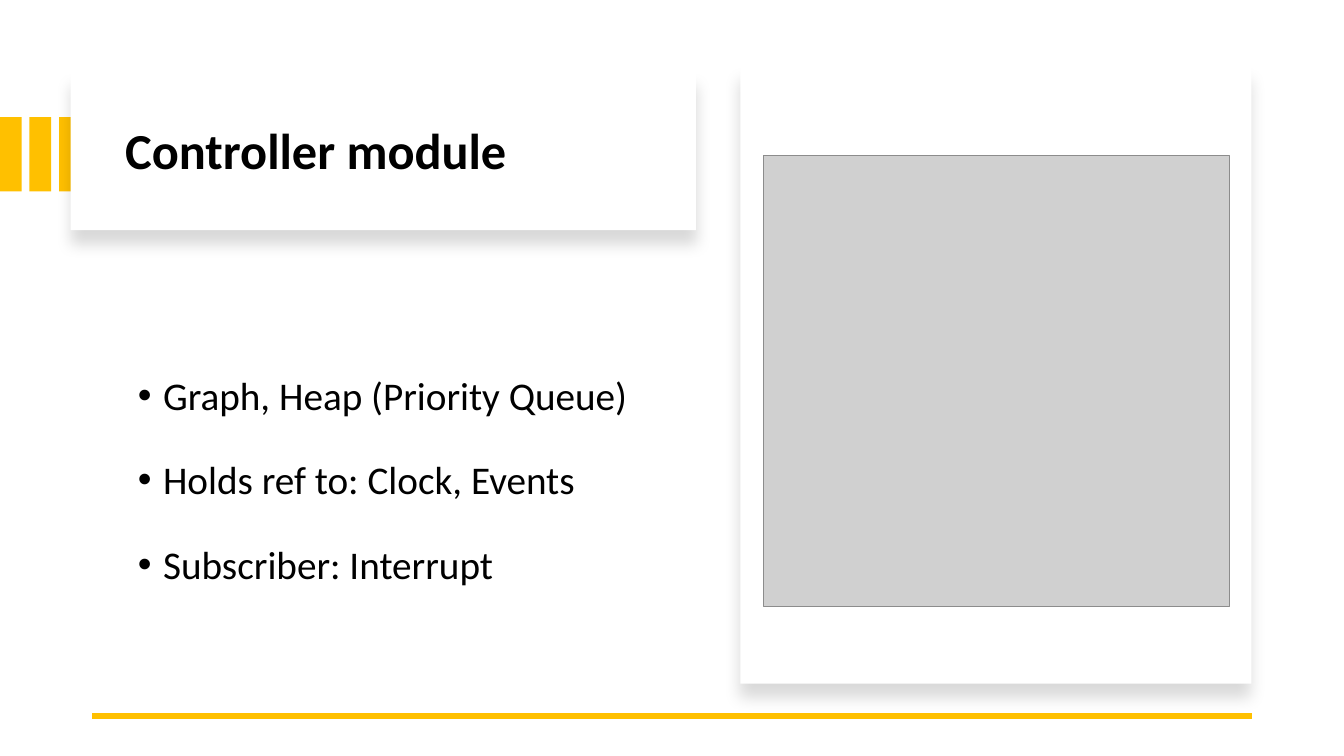
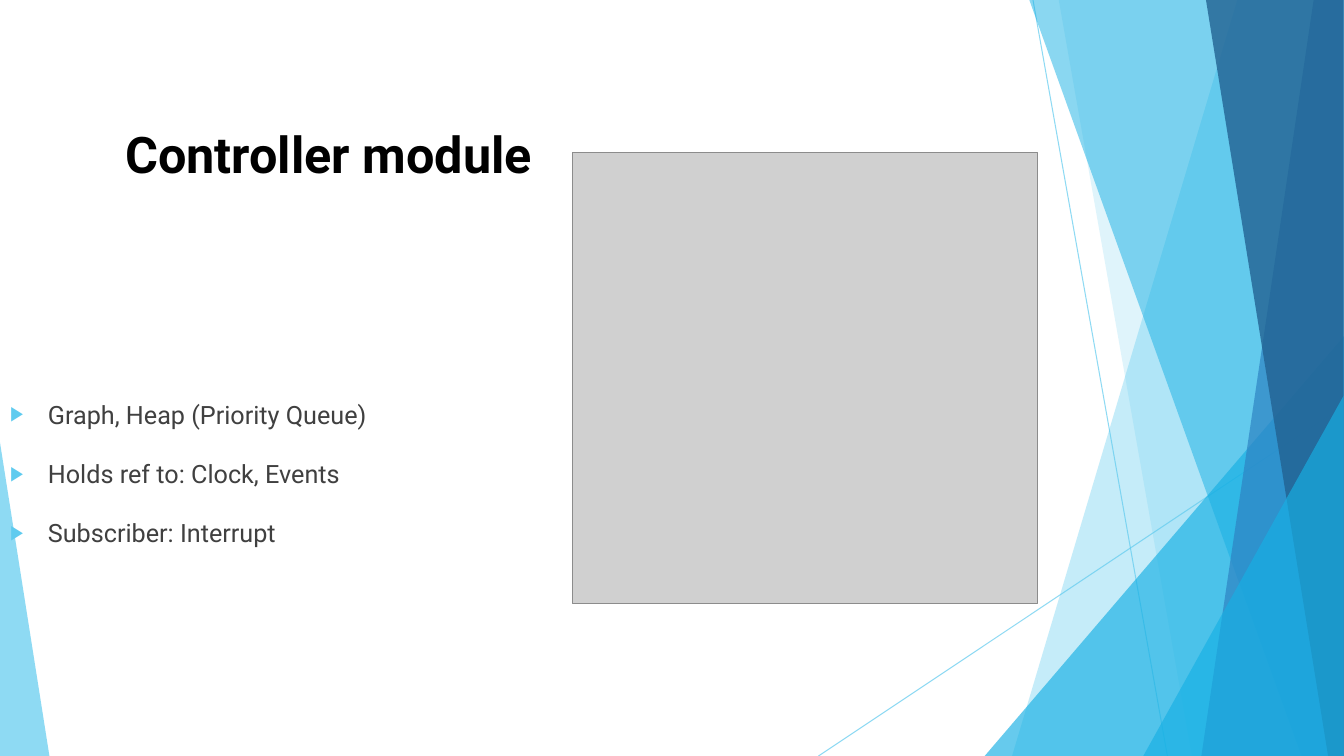
Before and after one commit to Cohen-Yoav/Project-A---Airport-Management, a slide deck: slide 23 of חומר עזר לפרויקט/project_A.pptx. Drawn at 1344x756 pixels with LibreOffice and Linux fonts; fonts in the diff are those of the drawing; grey boxes stand for pictures. Boxes give left, top, right and bottom in pixels: in the first picture for what was removed or moved away, otherwise in the second. Text is boxed around its words. In the diff, an @@ line names an element or a change of style, - is before the commit and + after.

Commit message:
changed the PPT design

```diff
--- a/חומר עזר לפרויקט/project_A.pptx
+++ b/חומר עזר לפרויקט/project_A.pptx
@@ rectangle removed at (71, 73, 696, 231) @@
@@ rectangle removed at (741, 68, 1252, 685) @@
@@ rectangle removed at (0, 117, 21, 192) @@
@@ rectangle removed at (29, 117, 50, 192) @@
@@ rectangle removed at (59, 117, 81, 192) @@
@@ title "Controller module" at (125, 135, 532, 174): font Calibri to Roboto; line spacing 0.9 to 1 @@
@@ picture: place and size @@
-picture at (764, 155, 1230, 607)
+picture at (573, 152, 1038, 604)
@@ text "Graph, Heap (Priority Queue)": place and size @@
-text "Graph, Heap (Priority Queue)" at (163, 381, 627, 586)
+text "Graph, Heap (Priority Queue)" at (48, 404, 367, 547)
@@ text "Graph, Heap (Priority Queue)" at (48, 404, 367, 547): size 28 to 18 pt, font Calibri to Roboto, text colour #000000 to #404040; bullet • to ▶ @@
@@ group added at (0, 0, 1344, 756): 5 freeform shapes, 3 triangles, 2 lines @@
@@ line removed from (1252, 716) to (93, 716) @@
```
Also in this commit, not shown: 38 other slides changed.
